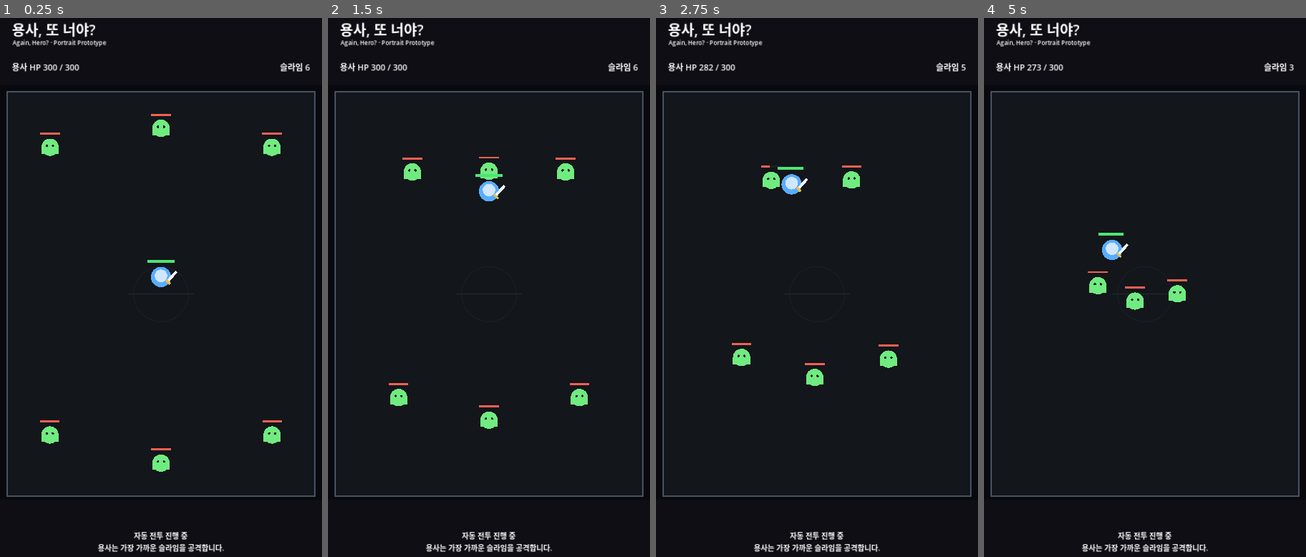
Above: before the commit, frames 1-4 (left to right).
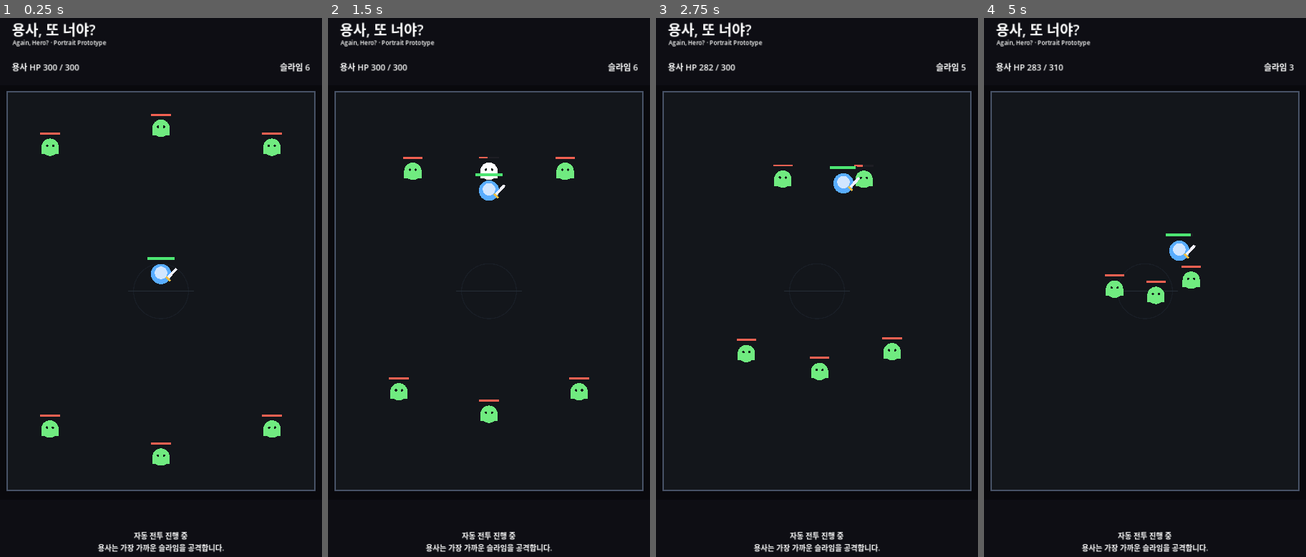
Above: after the commit, the same moments.

Repository: MinSung0732/Again-Hero-
Game: Godot game, scene res://src/main/Main.tscn
Two runs of this game, one before a commit and one after it. Both use one fixed random seed, a clock stepped at 60 frames per second and the inputs below.
Inputs:
- Up to frame 1 (0.25 s): no input
- Up to frame 2 (1.5 s): no input
- Up to frame 3 (2.75 s): no input
- Up to frame 4 (5 s): no input

The runs differ from the first frame. In frame 1, 1.3% of the frame differs, in the area x 2-98%, y 22-89%; in frame 2, 1.3%; in frame 3, 2.0%; in frame 4, 2.0%, in the area x 2-98%, y 8-89%.

Commit message:
feat: award exp and relay hero progression

Diff:
--- a/src/battle/battle.gd
+++ b/src/battle/battle.gd
@@ -1,13 +1,15 @@
 extends Node2D
 
 signal stats_changed(hero_hp: int, hero_max_hp: int, monsters_left: int)
+signal progression_changed(level: int, current_exp: int, exp_to_next_level: int)
+signal hero_leveled_up(new_level: int)
 signal battle_finished(message: String, player_won: bool)
 
 const HERO_SCENE := preload("res://src/hero/Hero.tscn")
 const SLIME_SCENE := preload("res://src/monsters/Slime.tscn")
 
-const FIELD_SIZE := Vector2(1080, 1380)
-const FIELD_CENTER := Vector2(540, 690)
+const FIELD_SIZE := Vector2(1080, 1360)
+const FIELD_CENTER := Vector2(540, 680)
 
 var hero: Node2D
 var monsters_alive: int = 0
@@ -24,21 +26,24 @@
 	add_child(hero)
 	hero.position = FIELD_CENTER
 	hero.connect("health_changed", Callable(self, "_on_hero_health_changed"))
+	hero.connect("progression_changed", Callable(self, "_on_hero_progression_changed"))
+	hero.connect("leveled_up", Callable(self, "_on_hero_leveled_up"))
 	hero.connect("died", Callable(self, "_on_hero_died"))
 
 	var spawn_positions: Array[Vector2] = [
 		Vector2(150, 170),
 		Vector2(930, 170),
-		Vector2(150, 1180),
-		Vector2(930, 1180),
+		Vector2(150, 1160),
+		Vector2(930, 1160),
 		Vector2(540, 100),
-		Vector2(540, 1280),
+		Vector2(540, 1260),
 	]
 
 	for spawn_position in spawn_positions:
 		_spawn_slime(spawn_position)
 
 	_emit_stats()
+	_emit_progression()
 
 func _spawn_slime(spawn_position: Vector2) -> void:
 	var slime := SLIME_SCENE.instantiate() as Node2D
@@ -50,9 +55,19 @@
 func _on_hero_health_changed(current_hp: int, max_hp_value: int) -> void:
 	stats_changed.emit(current_hp, max_hp_value, monsters_alive)
 
-func _on_slime_died(_slime: Node) -> void:
+func _on_hero_progression_changed(level: int, current_exp: int, exp_to_next_level: int) -> void:
+	progression_changed.emit(level, current_exp, exp_to_next_level)
+
+func _on_hero_leveled_up(new_level: int) -> void:
+	hero_leveled_up.emit(new_level)
+
+func _on_slime_died(slime: Node) -> void:
 	if battle_over:
 		return
+
+	if is_instance_valid(hero) and hero.has_method("gain_exp"):
+		var reward := int(slime.get("exp_reward"))
+		hero.call("gain_exp", reward)
 
 	monsters_alive = maxi(monsters_alive - 1, 0)
 	_emit_stats()
@@ -92,17 +107,36 @@
 
 	stats_changed.emit(hp, max_hp_value, monsters_alive)
 
+func _emit_progression() -> void:
+	if not is_instance_valid(hero):
+		return
+
+	progression_changed.emit(
+		int(hero.get("level")),
+		int(hero.get("current_exp")),
+		int(hero.get("exp_to_next_level"))
+	)
+
 func get_snapshot() -> Dictionary:
 	var hp := 0
 	var max_hp_value := 0
+	var level := 1
+	var current_exp := 0
+	var exp_to_next_level := 50
 
 	if is_instance_valid(hero):
 		hp = int(hero.get("current_hp"))
 		max_hp_value = int(hero.get("max_hp"))
+		level = int(hero.get("level"))
+		current_exp = int(hero.get("current_exp"))
+		exp_to_next_level = int(hero.get("exp_to_next_level"))
 
 	return {
 		"hero_hp": hp,
 		"hero_max_hp": max_hp_value,
+		"hero_level": level,
+		"hero_exp": current_exp,
+		"hero_exp_to_next": exp_to_next_level,
 		"monsters_left": monsters_alive,
 		"battle_over": battle_over,
 	}
